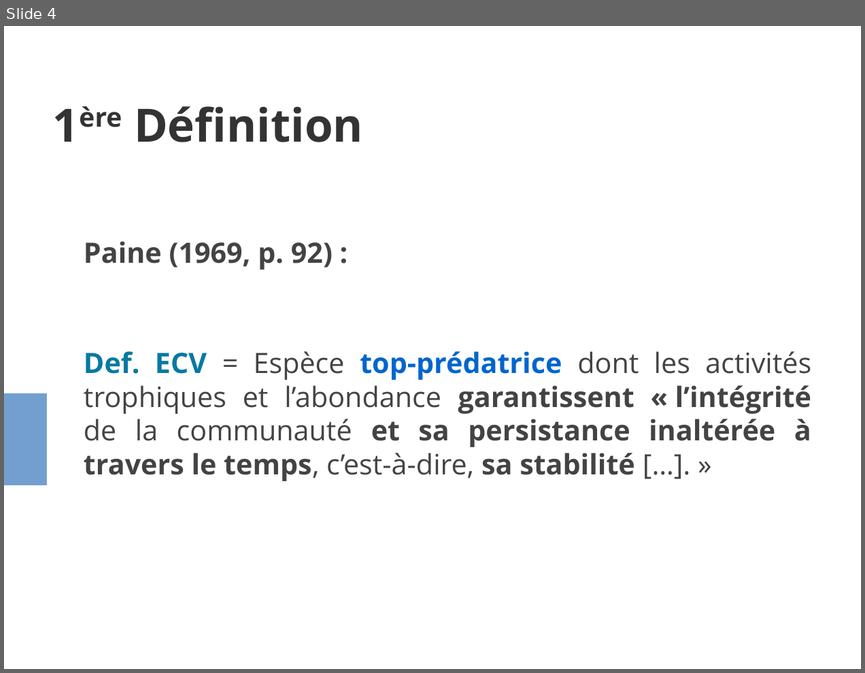
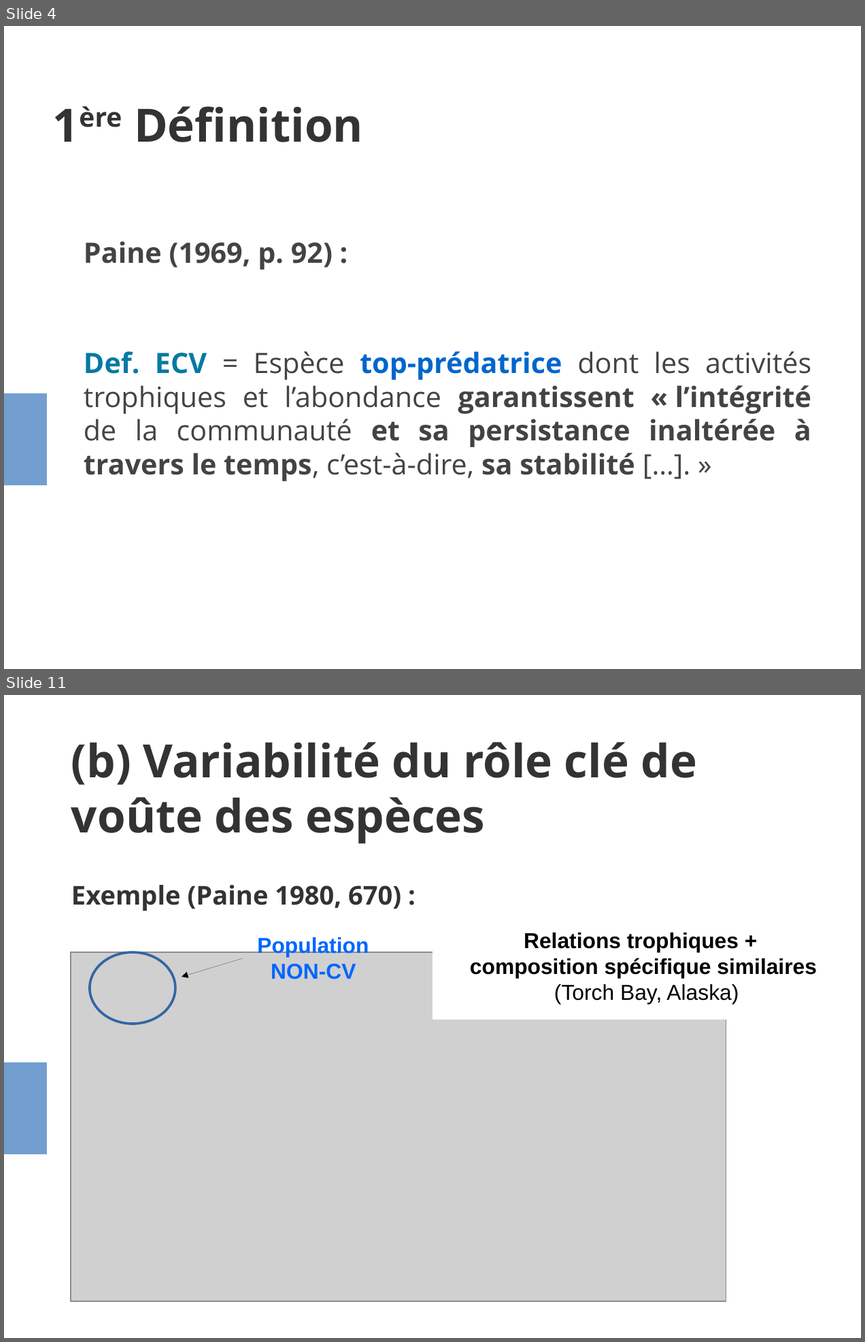
Before and after one commit to evadelmas/keystone_concept, a slide deck: presentation_LEIPS.odp. Shown one above the other, each under a label of ours: slide 4 before the commit, slides 4 and 11 after it; the slides between them are not shown. The pictures are 865x673 and 865x1342 pixels, drawn with LibreOffice and Linux fonts; fonts in the diff are those of the drawing; grey boxes stand for pictures. Boxes give left, top, right and bottom in pixels: in the first picture for what was removed or moved away, otherwise in the second. Text is boxed around its words. In the diff, an @@ line names an element or a change of style, - is before the commit and + after.

```diff
--- a/presentation_LEIPS.odp
+++ b/presentation_LEIPS.odp
@@ slide 11 added at box(4, 695, 861, 1338), background #FFFFFF; not listed: 1 template element that a slide beside it also shows @@
@@ title added at box(71, 742, 696, 844), 42.5 pt, text #333333, bold @@
+(b) Variabilité du rôle clé de voûte des espèces
@@ text added at box(71, 885, 401, 911), 24 pt, text #333333, bold @@
+Exemple (Paine 1980, 670) :
@@ text added at box(257, 936, 368, 979), 20 pt, text #0066FF, bold @@
+Population
+NON-CV
@@ rectangle added at box(432, 922, 855, 1019), fill #FFFFFF, 20 pt, text #000000, bold @@
+Relations trophiques +
+composition spécifique similaires
+(Torch Bay, Alaska)
@@ picture added at box(71, 952, 726, 1302) @@
@@ ellipse added at box(90, 952, 175, 1024), outline #3465A4 2.3 pt @@
@@ arrow added from (243, 959) to (181, 977), #000000 0 pt @@
```
Also in this commit, not shown: 6 slides changed, 13 other slides added, 3 slides removed.
